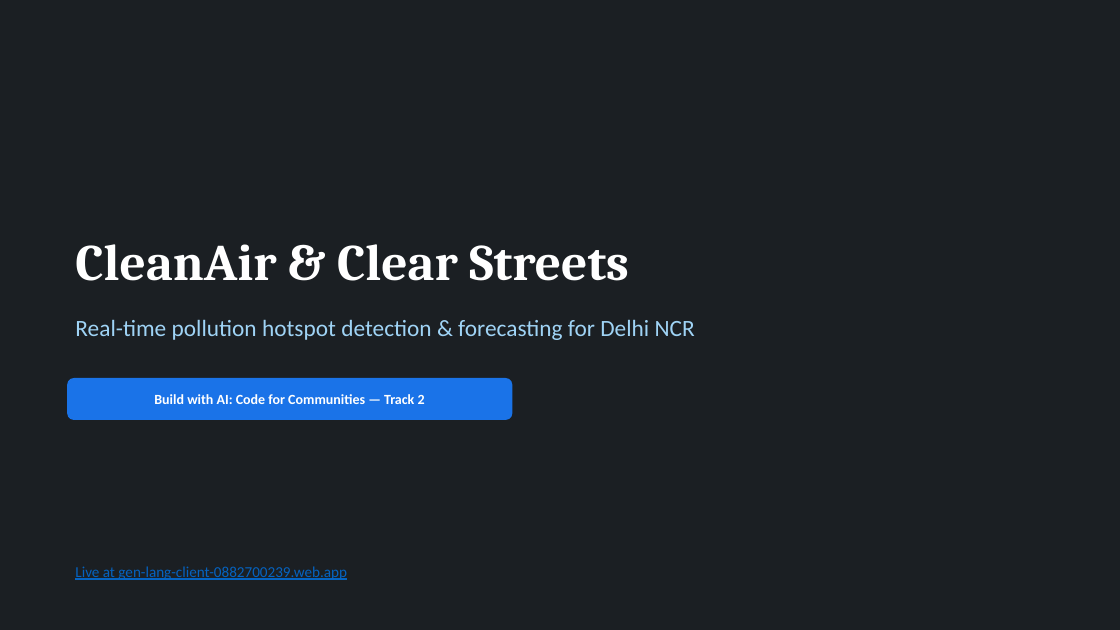
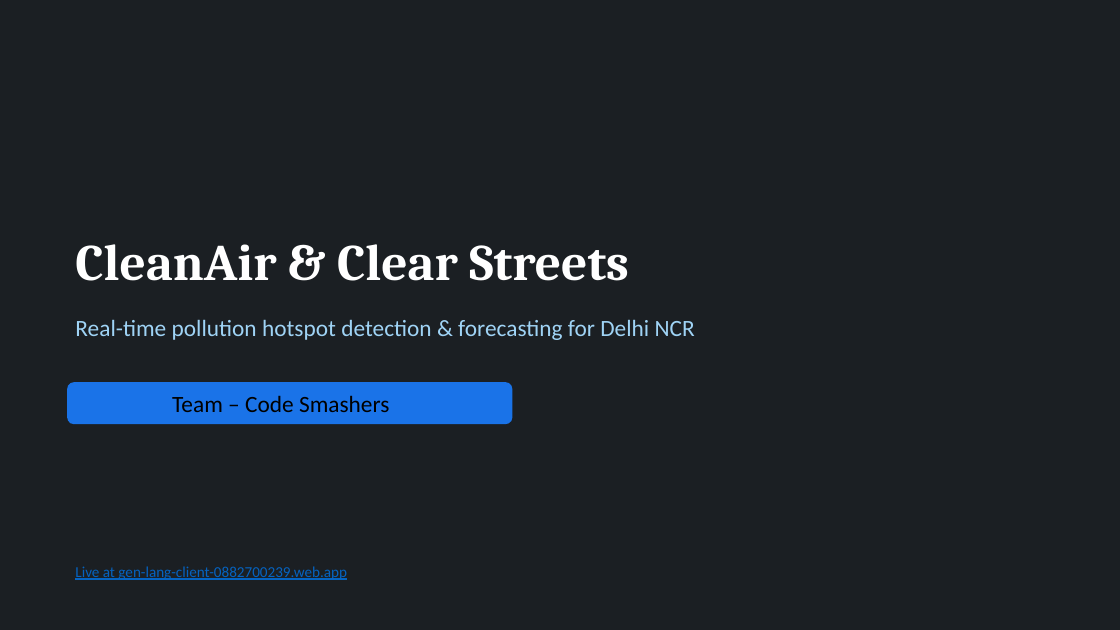
Before and after one commit to anujtrivedi06/cleanair-clearstreets, a slide deck: slide 1 of pitch_deck/CleanAir_ClearStreets_PitchDeck.pptx. Drawn at 1120x630 pixels with LibreOffice and Linux fonts; fonts in the diff are those of the drawing. Boxes give left, top, right and bottom in pixels: in the first picture for what was removed or moved away, otherwise in the second. Text is boxed around its words. In the diff, an @@ line names an element or a change of style, - is before the commit and + after.

```diff
--- a/pitch_deck/CleanAir_ClearStreets_PitchDeck.pptx
+++ b/pitch_deck/CleanAir_ClearStreets_PitchDeck.pptx
@@ rounded rectangle: place and size @@
-rounded rectangle at bbox=[67, 378, 513, 420]
+rounded rectangle at bbox=[67, 382, 513, 424]
@@ text removed at bbox=[154, 394, 425, 404] @@
-Build with AI: Code for Communities — Track 2
@@ text added at bbox=[172, 395, 389, 412], 20 pt, text #000000 @@
+Team – Code Smashers
```
Also in this commit, not shown: 3 other slides changed, 3 other files.
